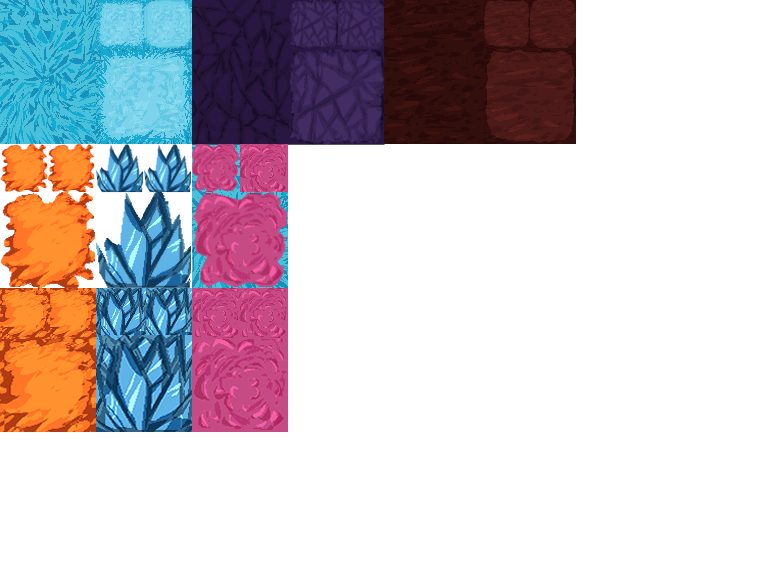
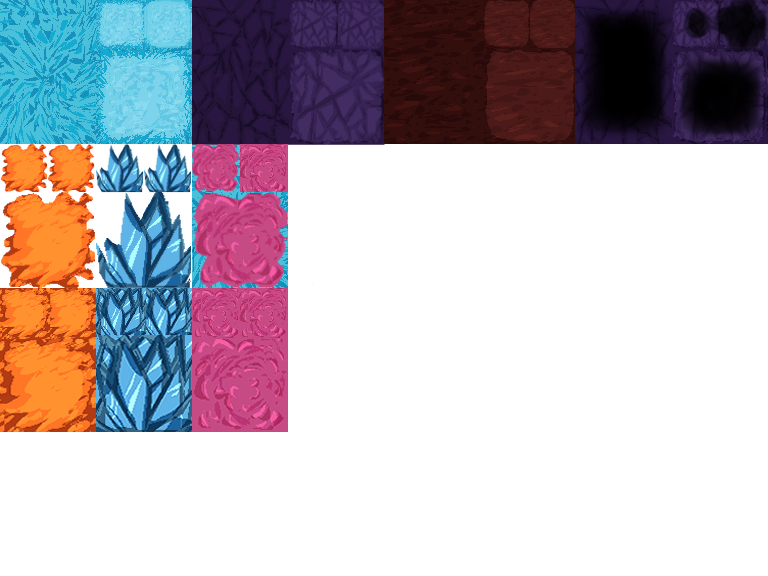
Layers edited between the first and the second 768 x 576 image:
added layer "crystal_level_texture3.png" above "border_full_sheet3.png" over [575, 0, 768, 145]
added layer "border_full_sheet3.png" above "crystal_level_texture_w_hole.png" over [312, 283, 313, 371]
added layer "crystal_level_texture_w_hole.png" above "Layer 5(pasted)" over [576, 0, 768, 145]
